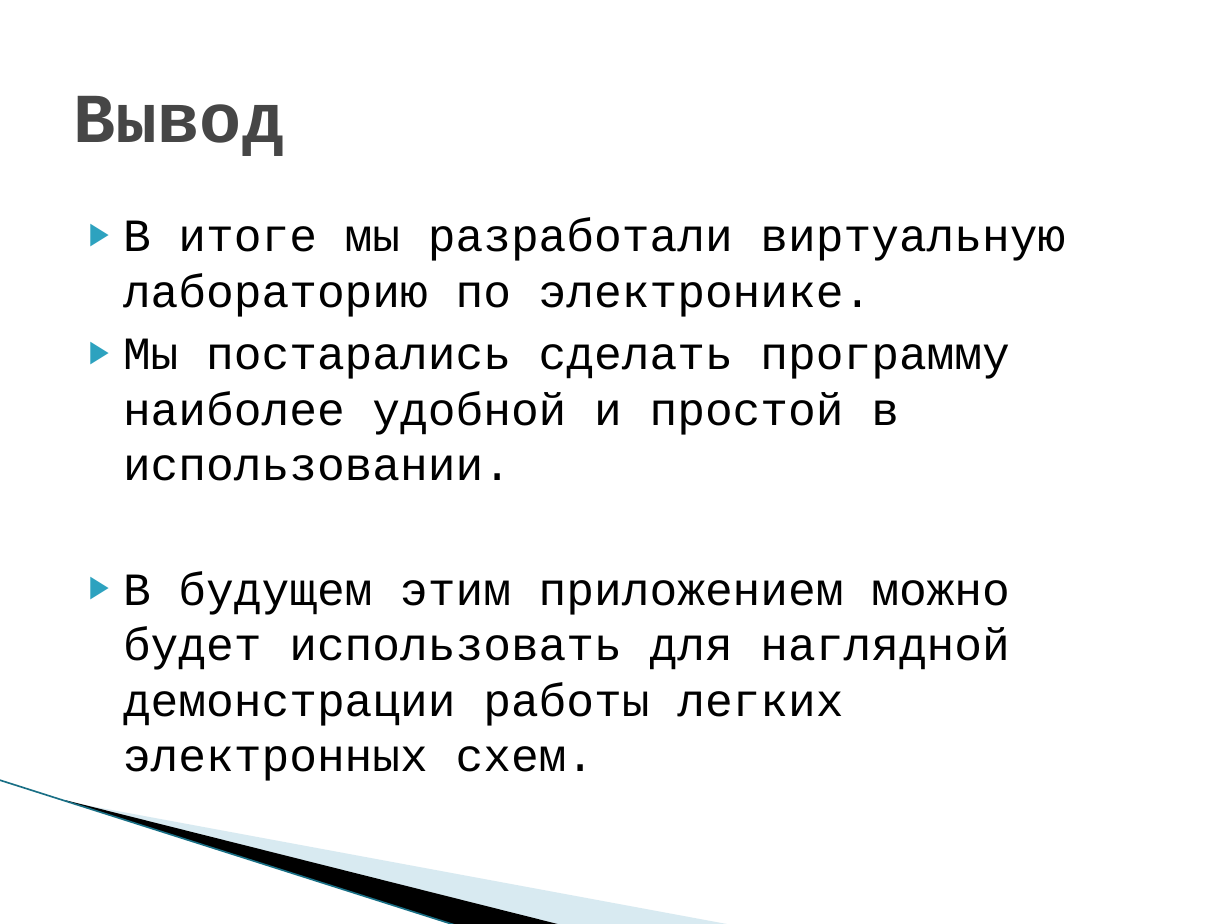
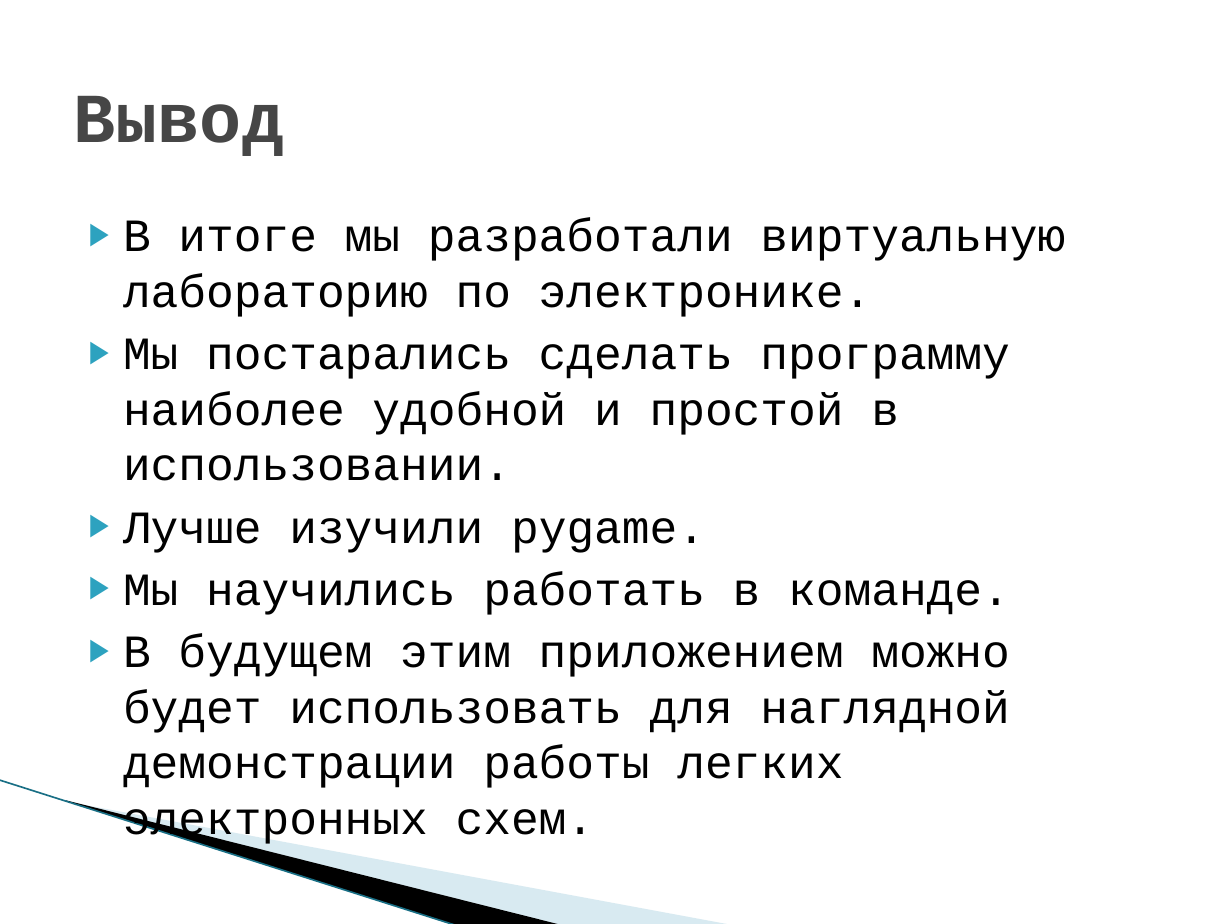
Before and after one commit to MakarenkoArtem/Project, a slide deck: slide 7 of Дополнительные материалы/Виртуальная лабаратория.pptx. Drawn at 1232x924 pixels with LibreOffice and Linux fonts; fonts in the diff are those of the drawing; background and template pictures are left out. Boxes give left, top, right and bottom in pixels: in the first picture for what was removed or moved away, otherwise in the second. Text is boxed around its words. In the diff, an @@ line names an element or a change of style, - is before the commit and + after.

```diff
--- a/Дополнительные материалы/Виртуальная лабаратория.pptx
+++ b/Дополнительные материалы/Виртуальная лабаратория.pptx
@@ text at (123, 512, 1010, 615): paragraphs added @@
+▶ Лучше изучили pygame.
+▶ Мы научились работать в команде.
```
Also in this commit, not shown: 1 other file.
